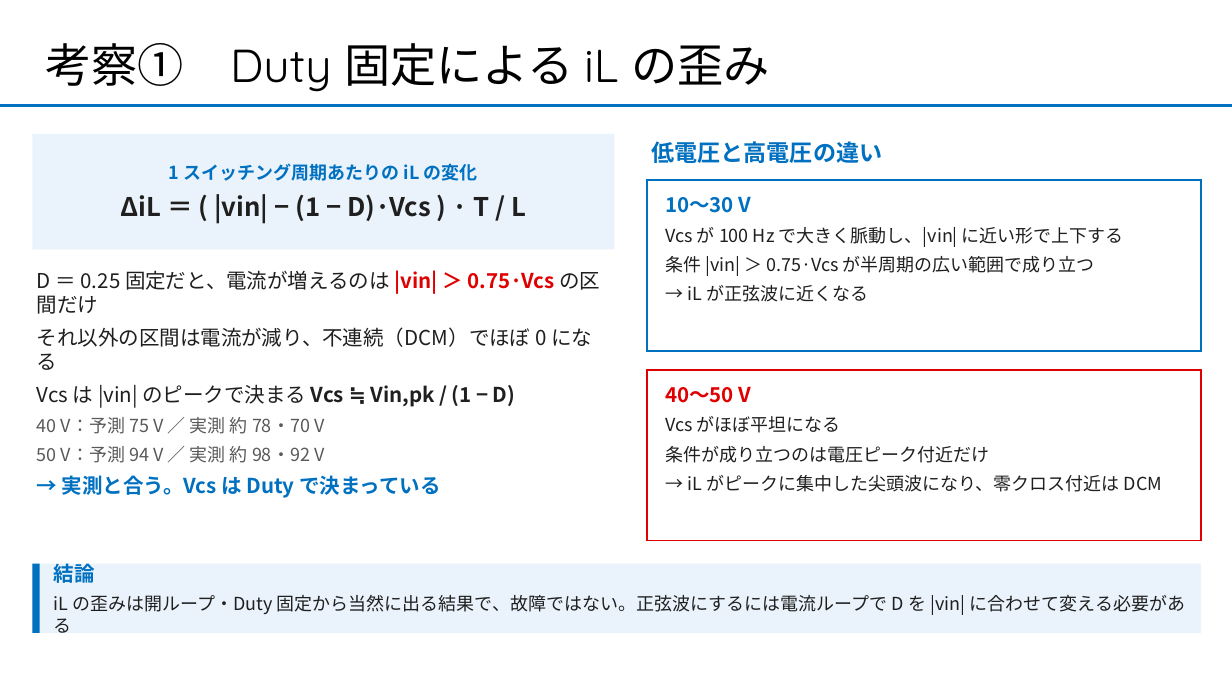
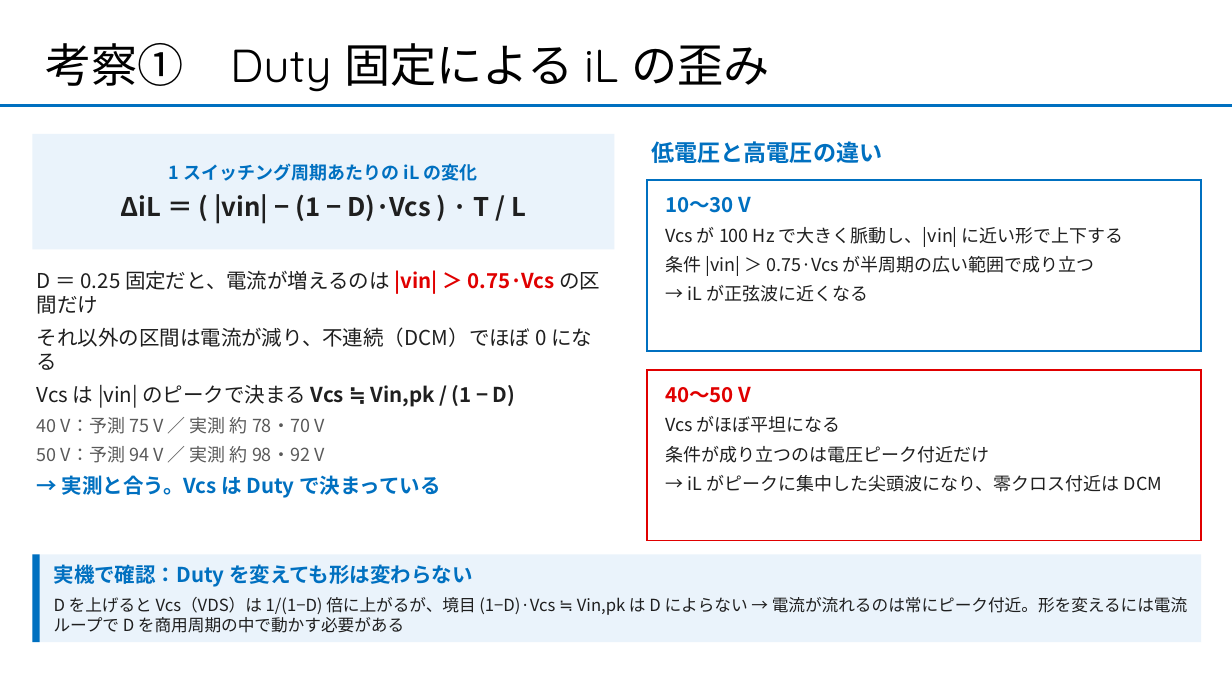
Before and after one commit to sena531/AI_reserch, a slide deck: slide 5 of experiments/50V波形考察_打ち合わせ.pptx (slide 4 before the commit). Drawn at 1232x693 pixels with LibreOffice and Linux fonts; fonts in the diff are those of the drawing. Boxes give left, top, right and bottom in pixels: in the first picture for what was removed or moved away, otherwise in the second. Text is boxed around its words. In the diff, an @@ line names an element or a change of style, - is before the commit and + after.

```diff
--- a/experiments/50V波形考察_打ち合わせ.pptx
+++ b/experiments/50V波形考察_打ち合わせ.pptx
@@ rectangle: place and size @@
-rectangle at (32, 564, 1202, 633)
+rectangle at (32, 555, 1202, 642)
@@ rectangle: place and size @@
-rectangle at (32, 564, 40, 633)
+rectangle at (32, 555, 40, 642)
@@ text at (54, 564, 1188, 633): text changed; size 14 to 13 pt @@
-結論
-iL の歪みは開ループ・Duty 固定から当然に出る結果で、故障ではない。正弦波にするには電流ループで D を |vin| に合わせて変える必要がある
+実機で確認：Duty を変えても形は変わらない
+D を上げると Vcs（VDS）は 1/(1−D) 倍に上がるが、境目 (1−D)·Vcs ≒ Vin,pk は D によらない → 電流が流れるのは常にピーク付近。形を変えるには電流ループで D を商用周期の中で動かす必要がある
```
Also in this commit, not shown: 1 other slide changed, 3 slides added, 1 slide removed.
